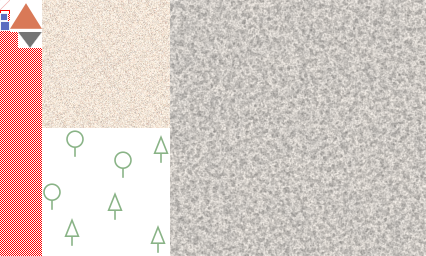
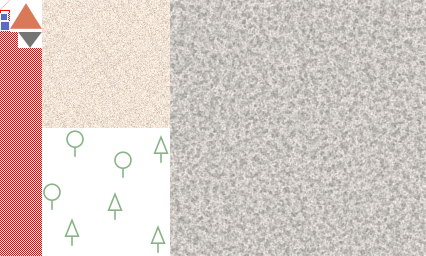
Layers edited between the first and the second 426×256 image:
painted on "_" over (x1=8, y1=13, x2=10, y2=21)
